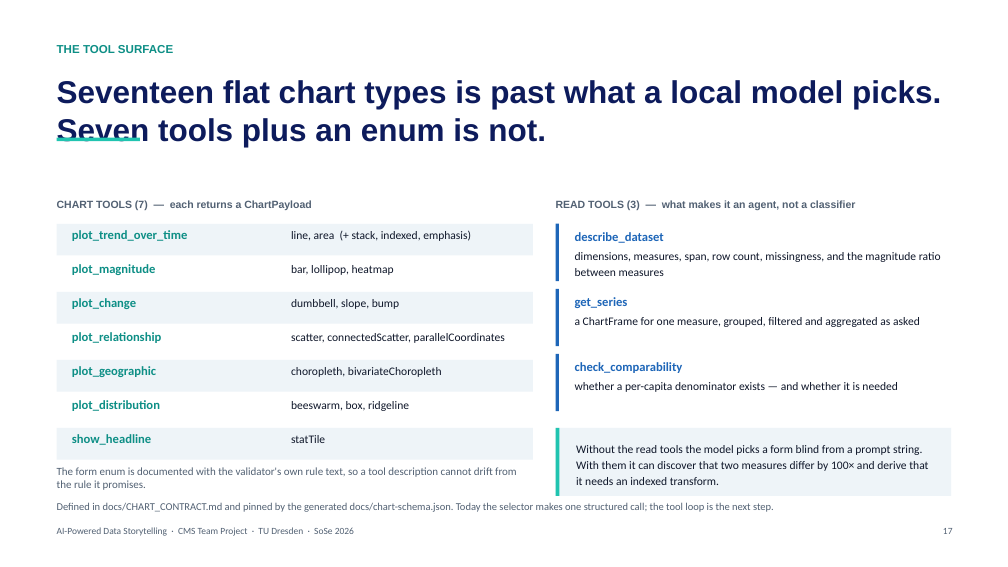
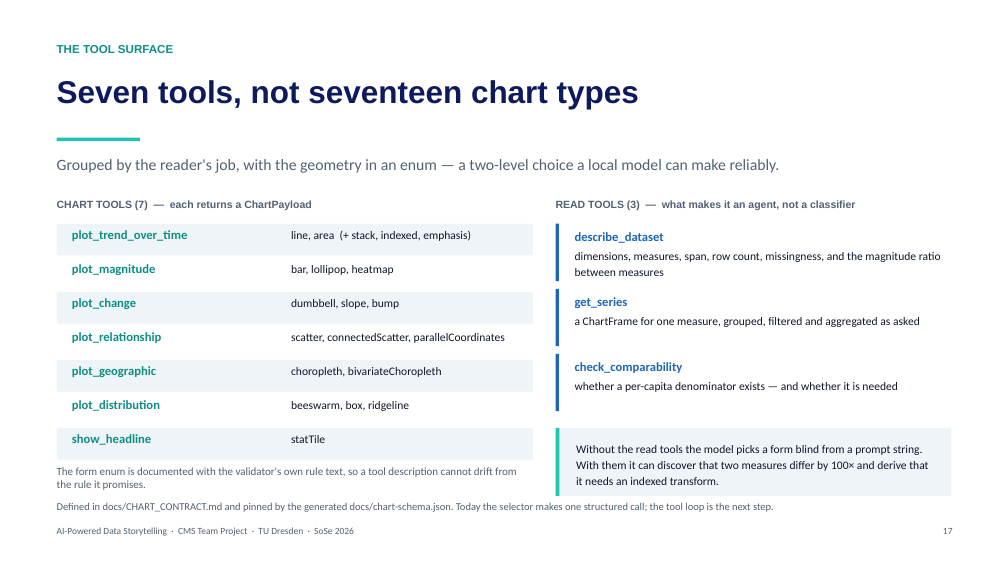
Before and after one commit to memoelsamadony/ai-powered-data-storytelling, a slide deck: slide 17 of presentation/AI-Storytelling-Final-Talk.pptx. Drawn at 1008x567 pixels with LibreOffice and Linux fonts; fonts in the diff are those of the drawing. Boxes give left, top, right and bottom in pixels: in the first picture for what was removed or moved away, otherwise in the second. Text is boxed around its words. In the diff, an @@ line names an element or a change of style, - is before the commit and + after.

Commit message:
fix(presentation): two titles were carrying arguments, not naming slides
Slide 17's title was a whole two-sentence argument set at 30pt, so it wrapped
and read as a paragraph in title position. The title now names the design -
seven tools, not seventeen chart types - and the reasoning drops to the
subtitle, where a subordinate clause belongs.

Slide 19's claim ran to two lines of 34pt and repeated what the three cards
underneath already say one number at a time. It is one line now, "Human tone
level - and what it cost", with a single line introducing the cards: where the
tone lands, whether the ruler holds, what the rewrite gave up. Each clause
points at one card instead of competing with it.

Both verified as single lines at their point size rather than assumed.

```diff
--- a/presentation/AI-Storytelling-Final-Talk.pptx
+++ b/presentation/AI-Storytelling-Final-Talk.pptx
@@ text at (57, 80, 639, 109): text changed @@
-Seventeen flat chart types is past what a local model picks. Seven tools plus an enum is not.
+Seven tools, not seventeen chart types
@@ text added at (57, 159, 780, 173), 15 pt, text #526173 @@
+Grouped by the reader's job, with the geometry in an enum — a two-level choice a local model can make reliably.
```
Also in this commit, not shown: 1 other slide changed, 2 other files.
